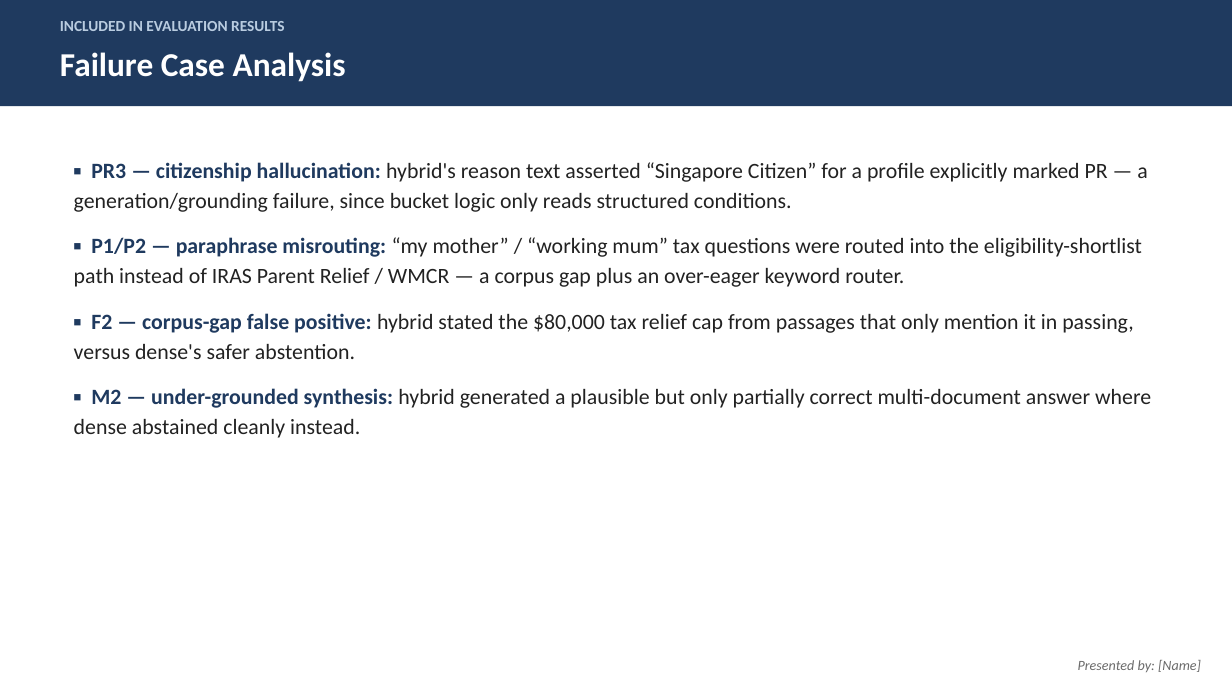
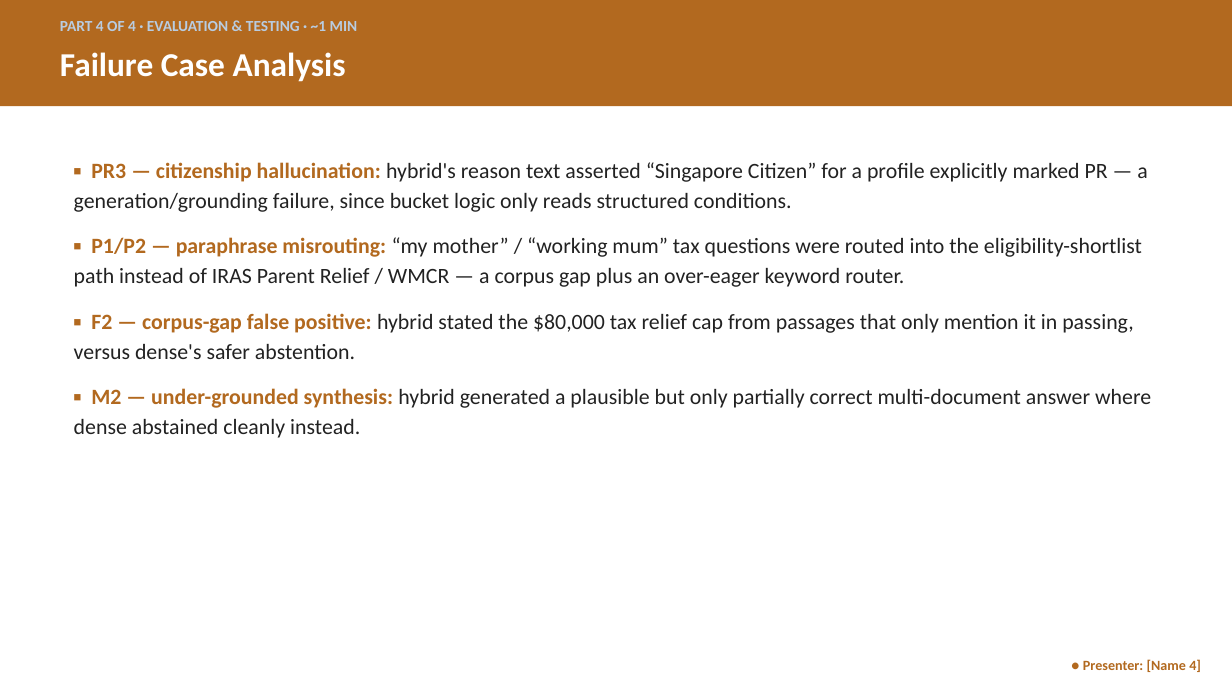
Before and after one commit to hm-base/sg-citizen-financial-assistant, a slide deck: slide 11 of deliverables/Presentation.pptx (slide 9 before the commit). Drawn at 1232x693 pixels with LibreOffice and Linux fonts; fonts in the diff are those of the drawing. Boxes give left, top, right and bottom in pixels: in the first picture for what was removed or moved away, otherwise in the second. Text is boxed around its words. In the diff, an @@ line names an element or a change of style, - is before the commit and + after.

Commit message:
Restructure presentation into 4 presenter parts
Group slides by the same 4 responsibility areas used in the report's
contributions table (Data & Ingestion, Retrieval, Generation &
Application, Evaluation & Testing) so the group can split delivery
across 4 people. Adds a roadmap/agenda slide, splits the combined
retrieval+generation design slide in two, and color-codes each part
with a presenter placeholder.

```diff
--- a/deliverables/Presentation.pptx
+++ b/deliverables/Presentation.pptx
@@ rectangle at (0,0,1232,106): fill #1F3A5F to #B2691F @@
@@ text at (60,21,358,31): text changed @@
-INCLUDED IN EVALUATION RESULTS
+PART 4 OF 4 · EVALUATION & TESTING · ~1 MIN
@@ text "▪ PR3 — citizenship hallucination: ..." at (74,162,1151,438): text colour #1F3A5F to #B2691F in "▪ PR3 — citizenship hallucination:", "▪ P1/P2 — paraphrase misrouting:", "▪ F2 — corpus-gap false positive:", "▪ M2 — under-grounded synthesis:" @@
@@ text at (1083,659,1201,672): text changed; text colour #6B6B6B to #B2691F; bold on; italic off @@
-Presented by: [Name]
+● Presenter: [Name 4]
```
Also in this commit, not shown: 10 other slides changed, 2 slides added.
